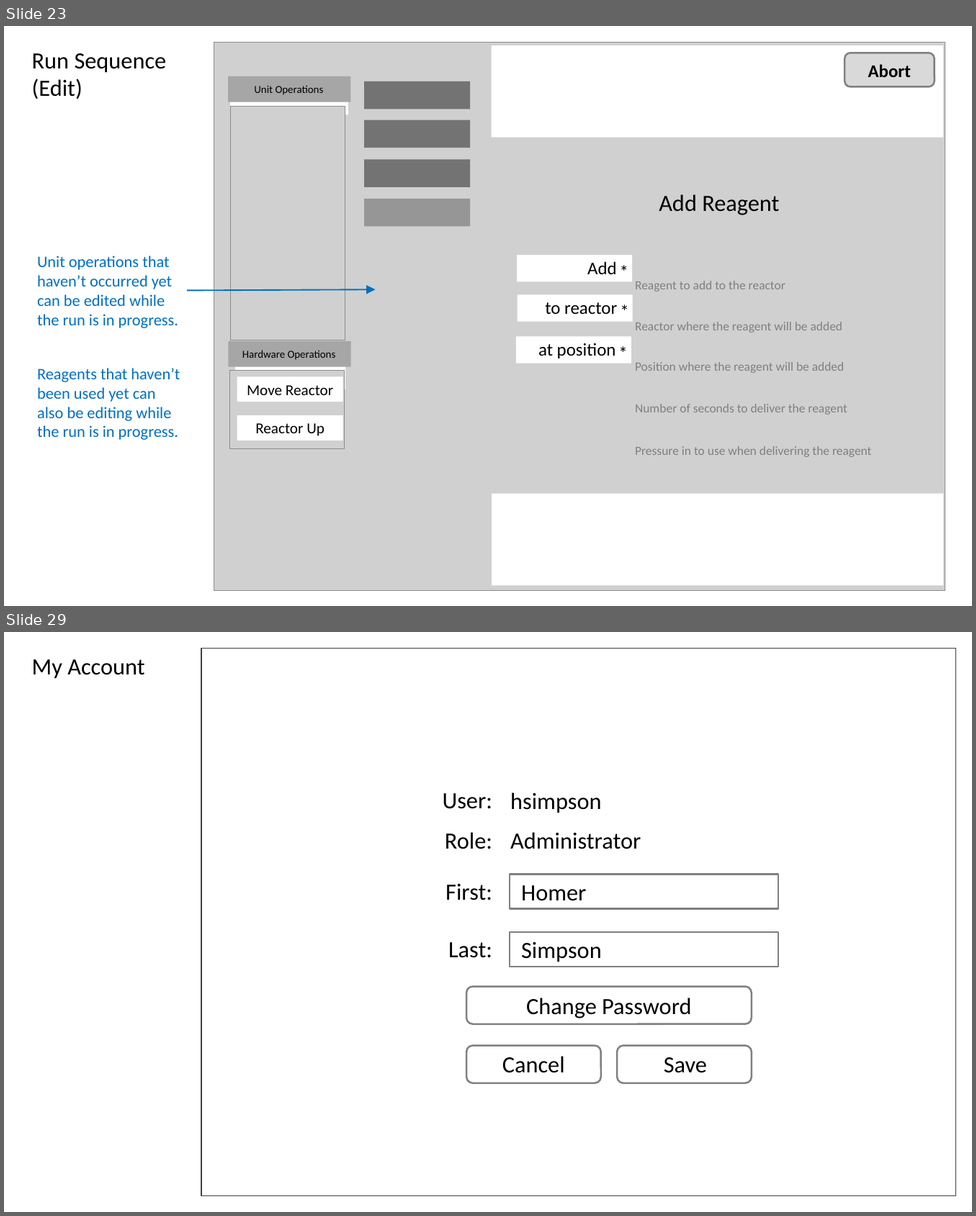
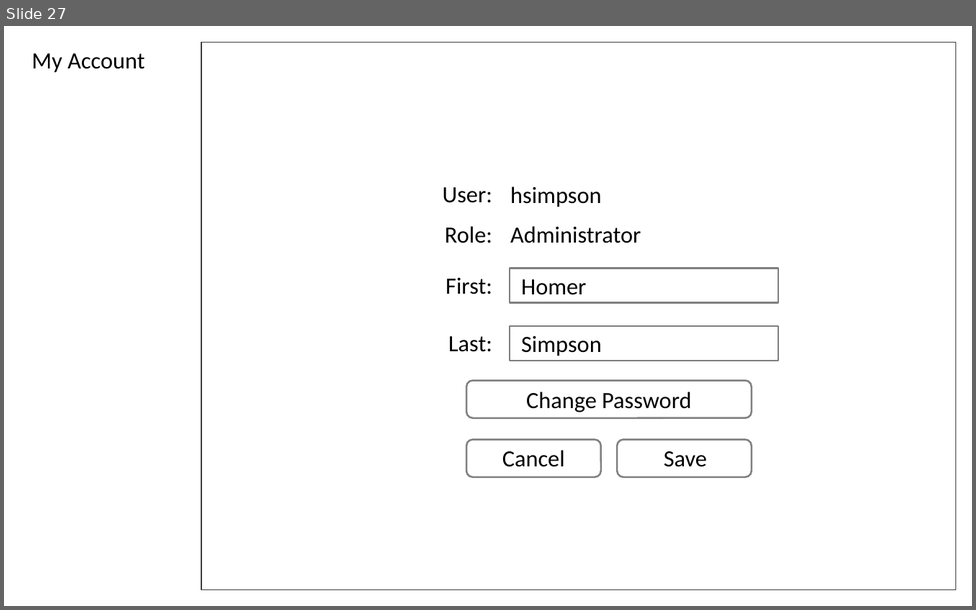
Before and after one commit to michaelvandam/elixys, a slide deck: doc/ElixysUserInterfaceWireframes3.pptx. Shown one above the other, each under a label of ours: slides 23 and 29 before the commit, slide 27 after it; the slides between them are not shown. The pictures are 976x1216 and 976x610 pixels, drawn with LibreOffice and Linux fonts; fonts in the diff are those of the drawing; grey boxes stand for pictures. Boxes give left, top, right and bottom in pixels: in the first picture for what was removed or moved away, otherwise in the second. Text is boxed around its words. In the diff, an @@ line names an element or a change of style, - is before the commit and + after.

```diff
--- a/doc/ElixysUserInterfaceWireframes3.pptx
+++ b/doc/ElixysUserInterfaceWireframes3.pptx
@@ slide 23 removed at <box>4,26,972,606</box>, background #FFFFFF @@
@@ rectangle removed at <box>491,45,943,138</box> @@
@@ text removed at <box>32,53,167,99</box> @@
-Run Sequence
-(Edit)
@@ rounded rectangle removed at <box>844,53,934,87</box> @@
@@ rectangle removed at <box>854,58,925,83</box> @@
-Abort
@@ rounded rectangle removed at <box>364,81,470,110</box> @@
@@ rounded rectangle removed at <box>364,120,470,148</box> @@
@@ rounded rectangle removed at <box>364,159,470,187</box> @@
@@ rounded rectangle removed at <box>364,199,470,227</box> @@
@@ text removed at <box>37,256,178,328</box> @@
-Unit operations that haven’t occurred yet can be edited while the run is in progress.
@@ arrow removed from (187, 290) to (375, 290) @@
@@ group removed at <box>214,42,944,591</box>: 17 texts, 9 rectangles, 3 pictures @@
-Unit Operations
-Hardware Operations
-Move Reactor
-Reactor Up
-Reactor where the reagent will be added
-Reagent to add to the reactor
-Position where the reagent will be added
-Number of seconds to deliver the reagent
-Pressure in to use when delivering the reagent
-Add Reagent
-*
-*
-*
-*
-Add
-*
-to reactor
-*
-at position
@@ text removed at <box>37,368,180,440</box> @@
-Reagents that haven’t been used yet can also be editing while the run is in progress.
@@ rectangle removed at <box>491,494,944,586</box> @@
@@ what was slide 29 is now slide 27 @@
```
Also in this commit, not shown: 16 slides changed, 6 slides added, 7 other slides removed.
